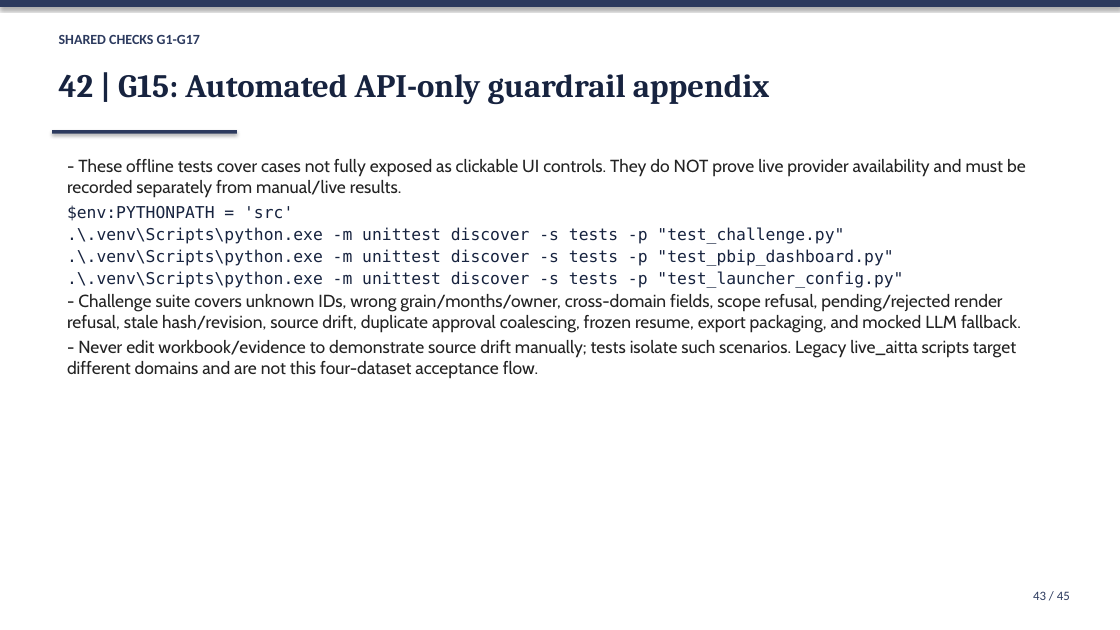
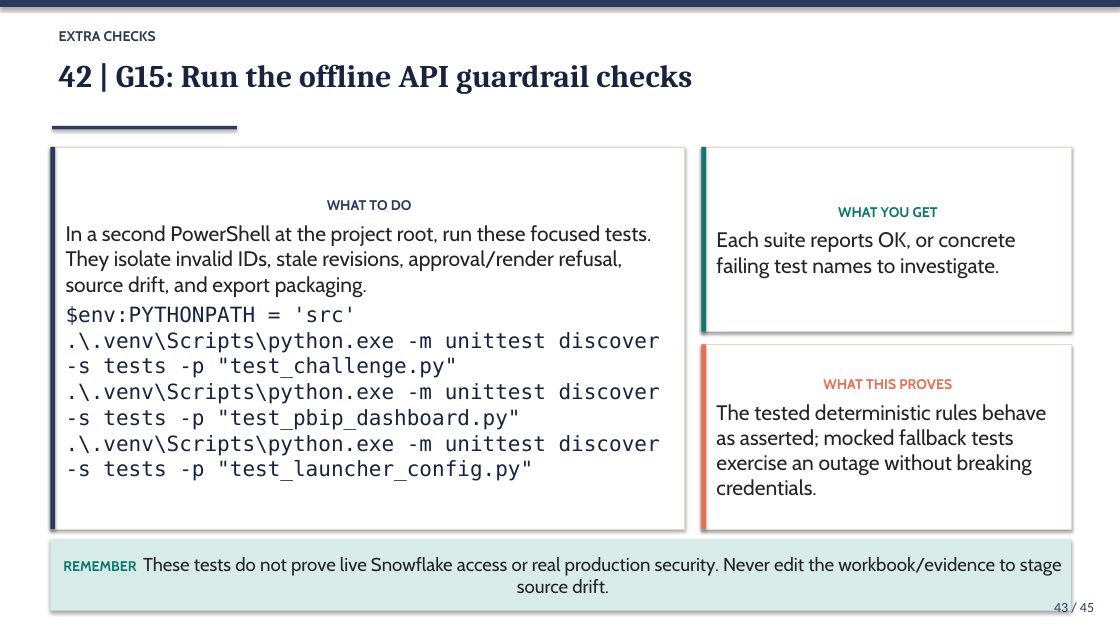
Before and after one commit to Princeadhi123/Since-AI-Hackathon, a slide deck: slide 43 of docs/DEMO_SLIDES.pptx. Drawn at 1120x630 pixels with LibreOffice and Linux fonts; fonts in the diff are those of the drawing. Boxes give left, top, right and bottom in pixels: in the first picture for what was removed or moved away, otherwise in the second. Text is boxed around its words. In the diff, an @@ line names an element or a change of style, - is before the commit and + after.

```diff
--- a/docs/DEMO_SLIDES.pptx
+++ b/docs/DEMO_SLIDES.pptx
@@ text at <box>59,31,156,41</box>: text changed; font Calibri to Cabin @@
-SHARED CHECKS G1-G17
+EXTRA CHECKS
@@ text at <box>59,64,692,94</box>: text changed; size 28 to 27 pt @@
-42 | G15: Automated API-only guardrail appendix
+42 | G15: Run the offline API guardrail checks
@@ rectangle "WHAT TO DO": place and size @@
-rectangle "WHAT TO DO" at <box>67,159,1026,379</box>
+rectangle "WHAT TO DO" at <box>50,147,685,529</box>
@@ rectangle "WHAT TO DO" at <box>50,147,685,529</box>: vertical alignment top to middle; fill none to #FFFFFF; outline none to #E3D9C6 0.75 pt; shadow on @@
@@ rectangle added at <box>50,147,55,529</box>, fill #2C3A5E @@
@@ rectangle: place and size @@
-rectangle at <box>52,130,237,134</box>
+rectangle at <box>52,126,237,129</box>
@@ rectangle added at <box>702,147,1071,332</box>, fill #FFFFFF, outline #E3D9C6 0.75 pt, 18 pt, text #232323 @@
+WHAT YOU GET
+Each suite reports OK, or concrete failing test names to investigate.
@@ rectangle added at <box>702,147,707,332</box>, fill #0F766E @@
@@ text in rectangle at <box>66,200,652,298</box>: text changed; size 15 to 18 pt @@
-- These offline tests cover cases not fully exposed as clickable UI controls. They do NOT prove live provider availability and must be recorded separately from manual/live results.
+WHAT TO DO
+In a second PowerShell at the project root, run these focused tests. They isolate invalid IDs, stale revisions, approval/render refusal, source drift, and export packaging.
@@ text in rectangle at <box>67,294,1021,379</box>: paragraphs removed @@
-- Challenge suite covers unknown IDs, wrong grain/months/owner, cross-domain fields, scope refusal, pending/rejected render refusal, stale hash/revision, source drift, duplicate approval coalescing, frozen resume, export packaging, and mocked LLM fallback.
-- Never edit workbook/evidence to demonstrate source drift manually; tests isolate such scenarios. Legacy live_aitta scripts target different domains and are not this four-dataset acceptance flow.
@@ text in rectangle at <box>66,306,660,481</box>: size 14 to 18 pt in "$env:PYTHONPATH = 'src'", ".\.venv\Scripts\python.exe -m unittest discover -s tests -p ...", ".\.venv\Scripts\python.exe -m unittest discover -s tests -p ...", ".\.venv\Scripts\python.exe -m unittest discover -s tests -p ..."; less space between paragraphs @@
@@ rectangle added at <box>702,344,1071,529</box>, fill #FFFFFF, outline #E3D9C6 0.75 pt, 18 pt, text #232323 @@
+WHAT THIS PROVES
+The tested deterministic rules behave as asserted; mocked fallback tests exercise an outage without breaking credentials.
@@ rectangle added at <box>702,344,707,529</box>, fill #E76F51 @@
@@ rectangle added at <box>50,539,1071,611</box>, fill #D7EBE8, 16 pt, text #232323 @@
+REMEMBER These tests do not prove live Snowflake access or real production security. Never edit the workbook/evidence to stage source drift.
@@ text "43 / 45": place and size @@
-text "43 / 45" at <box>1033,591,1070,600</box>
+text "43 / 45" at <box>1054,603,1094,617</box>
@@ text "43 / 45" at <box>1054,603,1094,617</box>: size 11 to 12 pt @@
```
Also in this commit, not shown: 26 other slides changed, 18 slides added, 18 slides removed, 7 other files.
